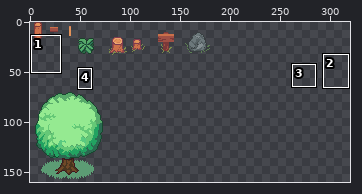
Two versions of one sprite sheet, Assets/Artwork/Objects.png. The picture above shows the old version from afar; the outline marks the close-up.
Close-up. Before:
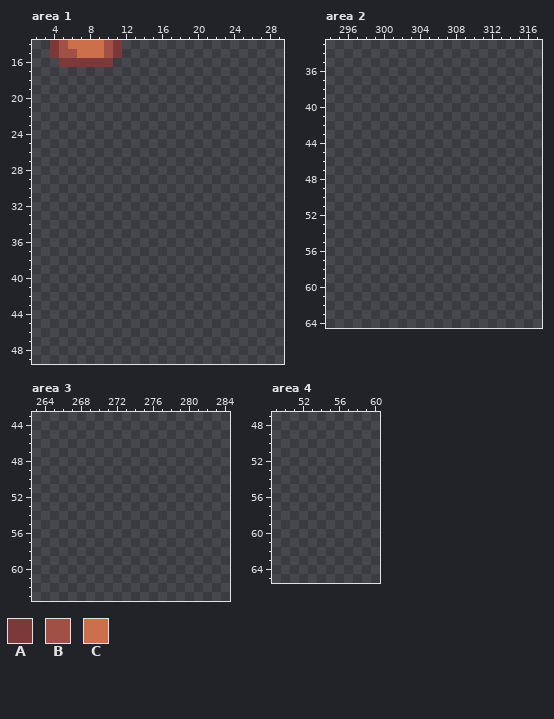
The file is 320x160 pixels. Colours within 5 levels of each other are drawn and written as one. Shown: area 1: x 2..29, y 14..49; area 2: x 294..317, y 33..64; area 3: x 263..284, y 43..63; area 4: x 49..60, y 47..65. The commit also changed other parts of the picture, which this record leaves out.
Palette (. is transparent): A #7b3939  B #a05045  C #cb704a
Pixels before, area 1, first column x 4:
14 ABCCCCBA
15 ABBCCCBA
16 .AAAAAA.
The result:
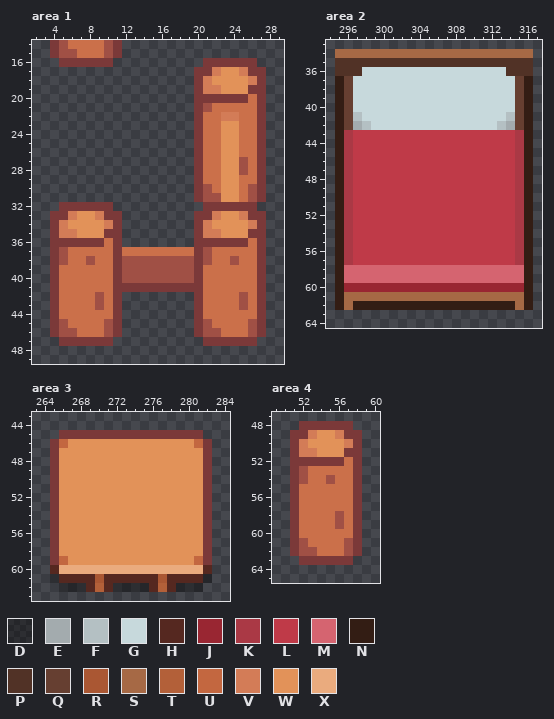
Colours new in this view: D #0000005c  E #a3abae  F #b4c0c3  G #c7d9dc  H #552820  J #992632  K #aa3945  L #bf3a48  M #d56470  N #331d14  P #513226  Q #663f31  R #aa5733  S #a66945  T #b36039  U #c36740  V #d37c57  W #e29259  X #eaab7e
Difference:
Changed rows in their new state; - is an unchanged pixel.
Area 1:
first column x 4:
16 -----------------AAAAAA-
17 ----------------AAVWWVAA
18 ----------------AVWWWWVA
19 ----------------AVVWWWAA
20 ----------------AAAAAACA
21 ----------------ABCCCCCA
22 ----------------ACCVVCCA
23 ----------------ACCWWCCA
24 ----------------ACCWWCCA
25 ----------------ACCWWCCA
26 ----------------ACCWWCCA
27 ----------------ACCWWBCA
28 ----------------ACCWWBCA
29 ----------------ACCWWCCA
30 ----------------ABCWWCBA
31 ----------------ABBWWCBA
32 -AAAAAA----------AAAAAA-
33 AAVWWVAA--------AAVWWVAA
34 AVWWWWVA--------AVWWWWVA
35 AVVWWWAA--------AVVWWWAA
36 AAAAAACA--------AAAAAACA
37 ABCCCCCACCCCCCCCABCCCCCA
38 ABCCBCCABBBBBBBBABCCBCCA
39 ACCCCCCABBBBBBBBACCCCCCA
40 ACCCCCCABBBBBBBBACCCCCCA
41 ACCCCCCAAAAAAAAAACCCCCCA
42 ACCCCBCA--------ACCCCBCA
43 ACCCCBCA--------ACCCCBCA
44 ACCCCCCA--------ACCCCCCA
45 ABCCCCBA--------ABCCCCBA
46 ABBCCCBA--------ABBCCCBA
47 -AAAAAA----------AAAAAA-
Area 2:
first column x 295:
34 SSSSSSSSSSSSSSSSSSSSSS
35 PPPPPPPPPPPPPPPPPPPPPP
36 PPPGGGGGGGGGGGGGGGGPPP
37 NQGGGGGGGGGGGGGGGGGGQN
38 NQGGGGGGGGGGGGGGGGGGQN
39 NQGGGGGGGGGGGGGGGGGGQN
40 NQGGGGGGGGGGGGGGGGGGQN
41 NQFGGGGGGGGGGGGGGGGFQN
42 NQEFGGGGGGGGGGGGGGFEQN
43 NKLLLLLLLLLLLLLLLLLLKN
44 NKLLLLLLLLLLLLLLLLLLKN
45 NKLLLLLLLLLLLLLLLLLLKN
46 NKLLLLLLLLLLLLLLLLLLKN
47 NKLLLLLLLLLLLLLLLLLLKN
48 NKLLLLLLLLLLLLLLLLLLKN
49 NKLLLLLLLLLLLLLLLLLLKN
50 NKLLLLLLLLLLLLLLLLLLKN
51 NKLLLLLLLLLLLLLLLLLLKN
52 NKLLLLLLLLLLLLLLLLLLKN
53 NKLLLLLLLLLLLLLLLLLLKN
54 NKLLLLLLLLLLLLLLLLLLKN
55 NKLLLLLLLLLLLLLLLLLLKN
56 NKLLLLLLLLLLLLLLLLLLKN
57 NKLLLLLLLLLLLLLLLLLLKN
58 NMMMMMMMMMMMMMMMMMMMMN
59 NMMMMMMMMMMMMMMMMMMMMN
60 NJJJJJJJJJJJJJJJJJJJJN
61 NSSSSSSSSSSSSSSSSSSSSN
62 NSNNNNNNNNNNNNNNNNNNSN
Area 3:
first column x 265:
45 -AAAAAAAAAAAAAAAA-
46 AUWWWWWWWWWWWWWWUA
47 AWWWWWWWWWWWWWWWWA
48 AWWWWWWWWWWWWWWWWA
49 AWWWWWWWWWWWWWWWWA
50 AWWWWWWWWWWWWWWWWA
51 AWWWWWWWWWWWWWWWWA
52 AWWWWWWWWWWWWWWWWA
53 AWWWWWWWWWWWWWWWWA
54 AWWWWWWWWWWWWWWWWA
55 AWWWWWWWWWWWWWWWWA
56 AWWWWWWWWWWWWWWWWA
57 AWWWWWWWWWWWWWWWWA
58 AWWWWWWWWWWWWWWWWA
59 AUWWWWWWWWWWWWWWUA
60 HXXXXXXXXXXXXXXXXH
61 DHHHHRHHHHHHRHHHHD
62 -DDDHTHDDDDHTHDDD-
Area 4:
first column x 51:
48 -AAAAAA-
49 AAVWWVAA
50 AVWWWWVA
51 AVVWWWAA
52 AAAAAACA
53 ABCCCCCA
54 ABCCBCCA
55 ACCCCCCA
56 ACCCCCCA
57 ACCCCCCA
58 ACCCCBCA
59 ACCCCBCA
60 ACCCCCCA
61 ABCCCCBA
62 ABBCCCBA
63 -AAAAAA-
